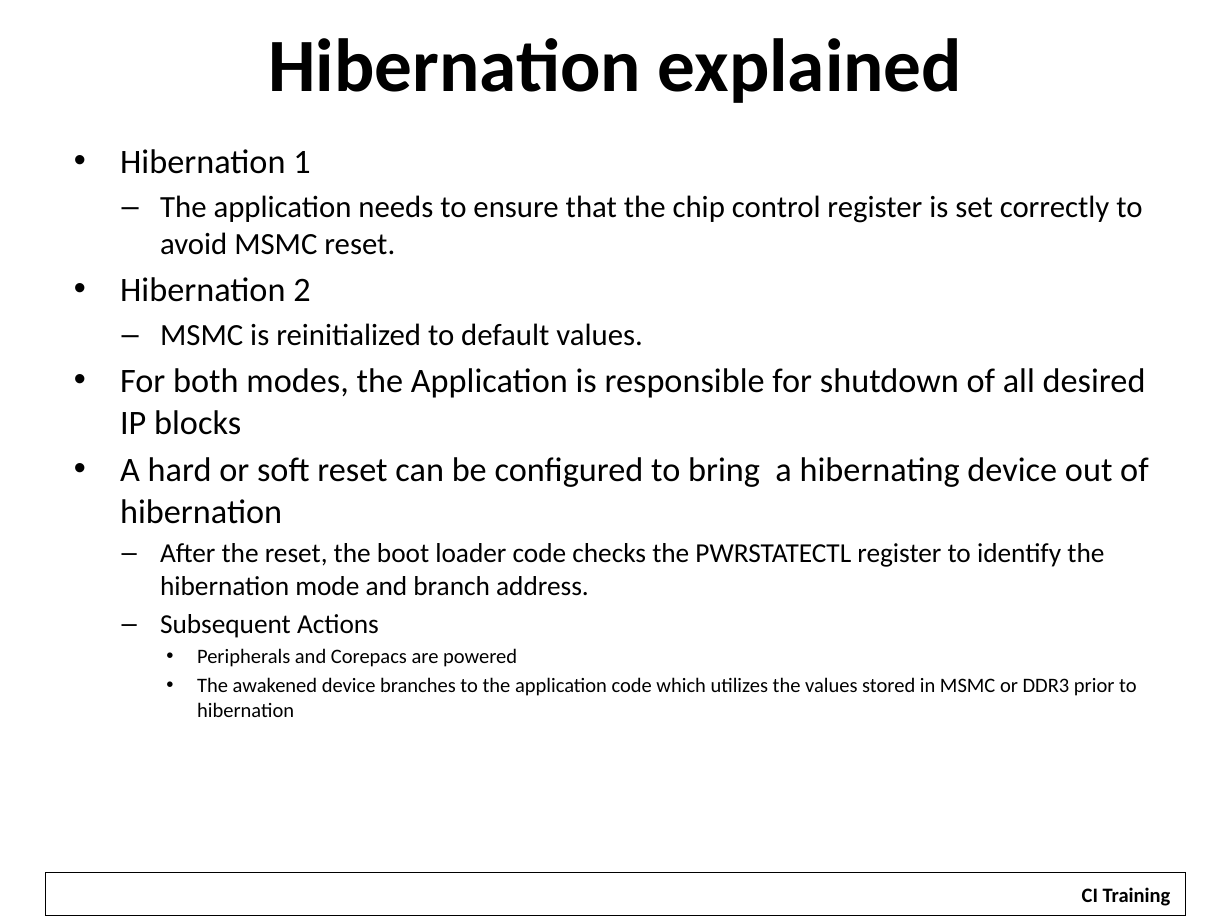
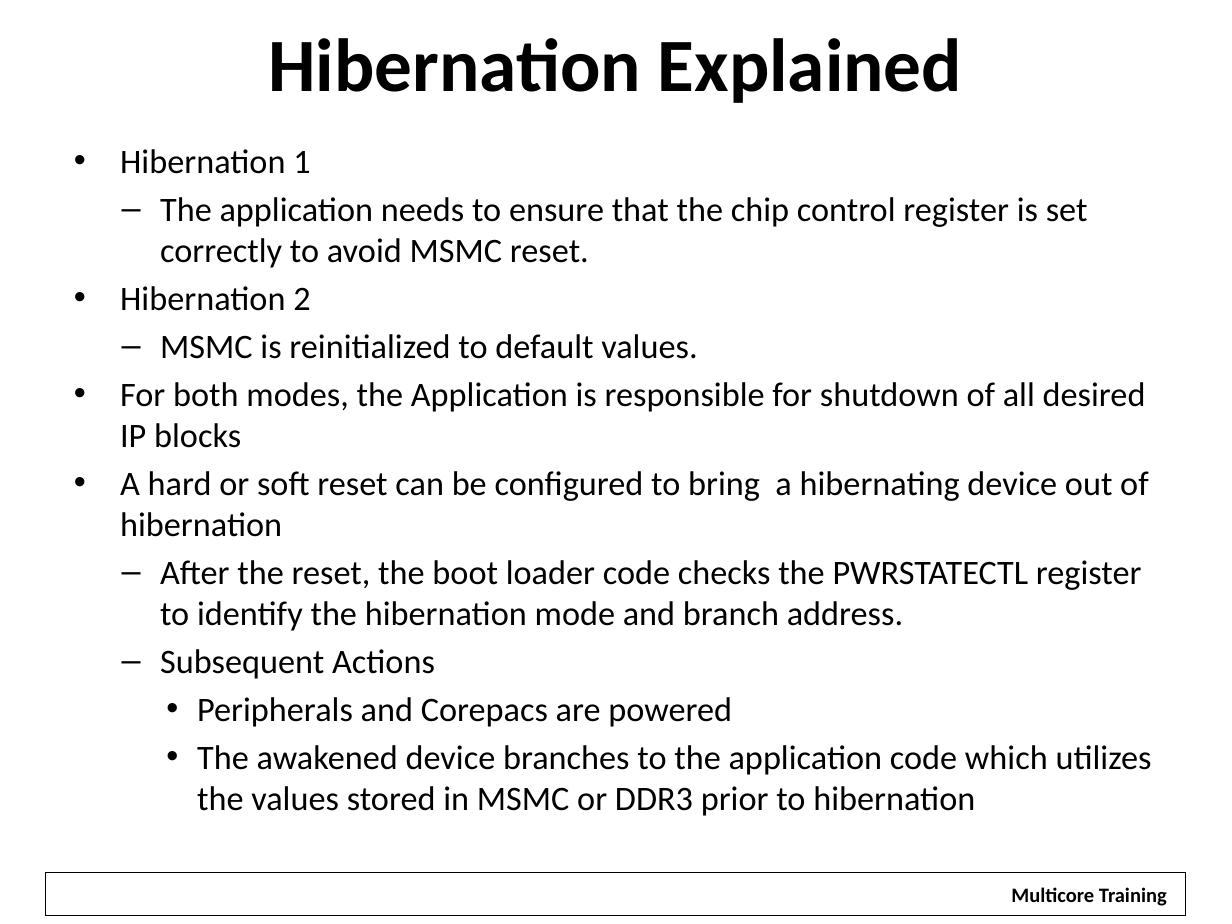
Before and after one commit to hari1989/keystone-workshop, a slide deck: slide 7 of slides/Keystone Bootloader.pptx. Drawn at 1232x924 pixels with LibreOffice and Linux fonts; fonts in the diff are those of the drawing; background and template pictures are left out. Boxes give left, top, right and bottom in pixels: in the first picture for what was removed or moved away, otherwise in the second. Text is boxed around its words. In the diff, an @@ line names an element or a change of style, - is before the commit and + after.

Commit message:
Updates for London Training

```diff
--- a/slides/Keystone Bootloader.pptx
+++ b/slides/Keystone Bootloader.pptx
@@ title at (268,38,962,103): text changed @@
-Hibernation explained
+Hibernation Explained
@@ text at (160,197,1152,816): size 18 to 20 pt in "The application needs to ensure that the ...", "MSMC is reinitialized to default values."; size 16 to 20 pt in "After the reset, the boot loader code ...", "Subsequent Actions"; size 12 to 20 pt in "Peripherals and Corepacs are powered", "The awakened device branches to the application ..."; more space between paragraphs @@
@@ rectangle "Multicore Training": place and size @@
-rectangle "Multicore Training" at (1068,876,1184,913)
+rectangle "Multicore Training" at (998,876,1180,913)
@@ text in rectangle at (1011,887,1167,906): text changed @@
-CI Training
+Multicore Training
```
Also in this commit, not shown: 30 other slides changed, 1 slide removed, 14 other files.
